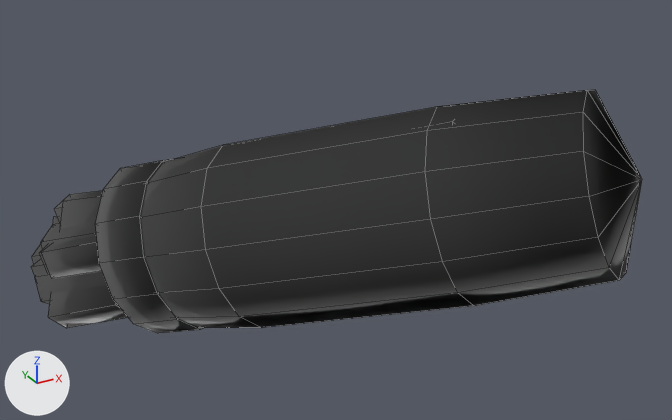
A saved change to the FBX model unreal/Art/Export/Weapons/SM_Hero_Rogue_Quiver.fbx.
Both versions are drawn from a 50 mm lens placed at (-0.262, -0.385, 0.204), pointed at (-0.017, 0.059, -0.018). The lights are fixed; the arrows at lower left show +X, +Y and +Z. The first picture is the older version. Mesh edges are drawn as thin lines.

The first picture shows 'SM_Hero_Rogue_Quiver'.
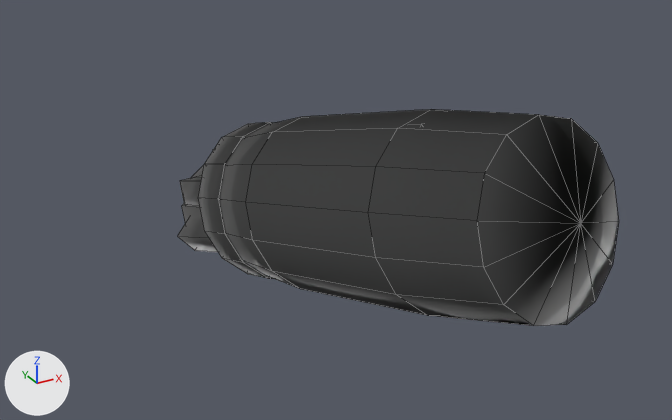
Boxes [x1, y1, x2, y2] around the edits, measured in the pictures (672 x 420 px; the box of a moved part takes in the faces that stretch with it):
```json
{"object": "SM_Hero_Rogue_Quiver", "change": "reshaped", "before": [31, 90, 642, 333], "after": [178, 109, 619, 326], "on screen": "28% narrower, 11% shorter"}
{"part": 1, "of": "me_sm_hero_rogue_quiver", "change": "moved or reshaped", "before": [141, 90, 642, 328], "after": [220, 109, 619, 326]}
{"part": 2, "of": "me_sm_hero_rogue_quiver", "change": "moved or reshaped", "before": [95, 159, 203, 333], "after": [198, 122, 274, 279]}
{"part": 3, "of": "me_sm_hero_rogue_quiver", "change": "moved or reshaped", "before": [32, 244, 43, 264], "on screen": "not visible afterwards"}
{"part": 4, "of": "me_sm_hero_rogue_quiver", "change": "moved or reshaped", "before": [53, 217, 60, 225], "on screen": "not visible afterwards"}
{"part": 5, "of": "me_sm_hero_rogue_quiver", "change": "moved or reshaped", "after": [182, 204, 202, 223], "on screen": "not visible before"}
{"part": 6, "of": "me_sm_hero_rogue_quiver", "change": "moved or reshaped", "after": [178, 217, 218, 252], "on screen": "not visible before"}
{"part": 7, "of": "me_sm_hero_rogue_quiver", "change": "moved or reshaped", "before": [55, 190, 103, 223], "on screen": "not visible afterwards"}
{"part": 8, "of": "me_sm_hero_rogue_quiver", "change": "deleted", "before": [31, 197, 128, 328]}
{"part": 9, "of": "me_sm_hero_rogue_quiver", "change": "cut back", "after": [180, 149, 214, 206]}
```

The change, as JSON lines over the scene's bpy script:
```json
{"block": "me_sm_hero_rogue_quiver", "where": "# used by ob_sm_hero_rogue_quiver; location = (0.0, 0.0, 0.0)"}
{"op": "remove", "block": "me_sm_hero_rogue_quiver", "code": "me_sm_hero_rogue_quiver.from_pydata(...)  # 664 vertices, 720 faces; spans x -0.177..0.096, y -0.105..0.212, z -0.109..0.077"}
{"op": "add", "block": "me_sm_hero_rogue_quiver", "code": "me_sm_hero_rogue_quiver.from_pydata(...)  # 664 vertices, 720 faces; spans x -0.063..0.051, y -0.113..0.259, z -0.109..0.077"}
{"block": "me_sm_hero_rogue_quiver", "change": "me_sm_hero_rogue_quiver part 1: the loose piece of 58 vertices spanning x -0.144..0.096, y -0.105..0.163, z -0.102..0.077 is turned -34.2 degrees about the z axis through the mesh origin"}
{"block": "me_sm_hero_rogue_quiver", "change": "me_sm_hero_rogue_quiver part 2: the loose piece of 30 vertices spanning x -0.148..-0.051, y 0.078..0.167, z -0.107..0.007 is turned -34.2 degrees about the z axis through the mesh origin"}
{"block": "me_sm_hero_rogue_quiver", "change": "me_sm_hero_rogue_quiver part 3: the loose piece of 14 vertices spanning x -0.172..-0.069, y 0.089..0.209, z -0.095..-0.025 is multiplied about the mesh origin by the matrix ((0.477, -0.076, -0.876), (-0.335, 0.905, -0.261), (0.812, 0.418, 0.406))"}
{"block": "me_sm_hero_rogue_quiver", "change": "me_sm_hero_rogue_quiver part 4: the loose piece of 8 vertices spanning x -0.165..-0.108, y 0.134..0.207, z -0.088..-0.035 is multiplied about the mesh origin by the matrix ((-0.195, -0.585, -0.787), (-0.36, 0.789, -0.497), (0.912, 0.187, -0.365))"}
{"block": "me_sm_hero_rogue_quiver", "change": "me_sm_hero_rogue_quiver part 5: the loose piece of 14 vertices spanning x -0.152..-0.056, y 0.097..0.212, z -0.1..-0.032 is multiplied about its middle by the matrix ((0.472, -0.094, -0.828), (-0.292, 0.873, -0.266), (0.781, 0.383, 0.401)), then moved by (0.073, 0.026, 0.0)"}
{"block": "me_sm_hero_rogue_quiver", "change": "me_sm_hero_rogue_quiver part 6: the loose piece of 8 vertices spanning x -0.158..-0.093, y 0.131..0.2, z -0.087..-0.033 is turned -31.6 degrees about the z axis through its middle, then moved by (0.088, 0.033, -0.017)"}
{"block": "me_sm_hero_rogue_quiver", "change": "me_sm_hero_rogue_quiver part 7: the loose piece of 8 vertices spanning x -0.155..-0.093, y 0.134..0.198, z -0.072..-0.021 is turned -31.6 degrees about the z axis through its middle, then moved by (0.089, 0.032, -0.018)"}
{"block": "me_sm_hero_rogue_quiver", "change": "me_sm_hero_rogue_quiver part 8: 17 loose pieces with 148 vertices, spanning x -0.177..-0.078, y 0.077..0.203, z -0.109..-0.014, are deleted"}
{"block": "me_sm_hero_rogue_quiver", "change": "me_sm_hero_rogue_quiver part 9: 57 vertices removed from x -0.131..0.078, y -0.087..0.15, z -0.09..0.059; 205 vertices added at x -0.057..0.035, y -0.1..0.251, z -0.109..0.059"}
{"block": "me_sm_hero_rogue_quiver", "change": "other edits to the shape of me_sm_hero_rogue_quiver do not show in these pictures"}
```
